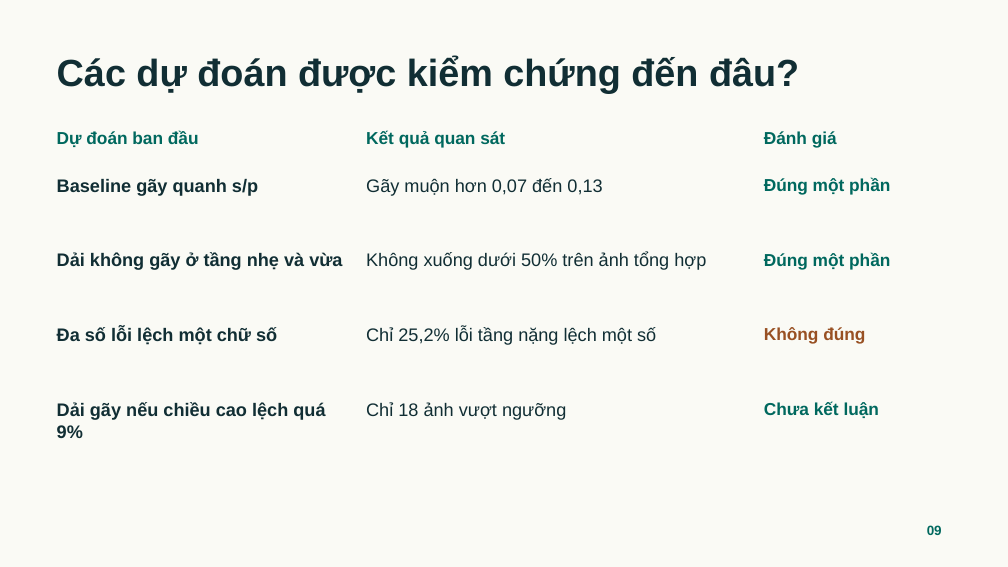
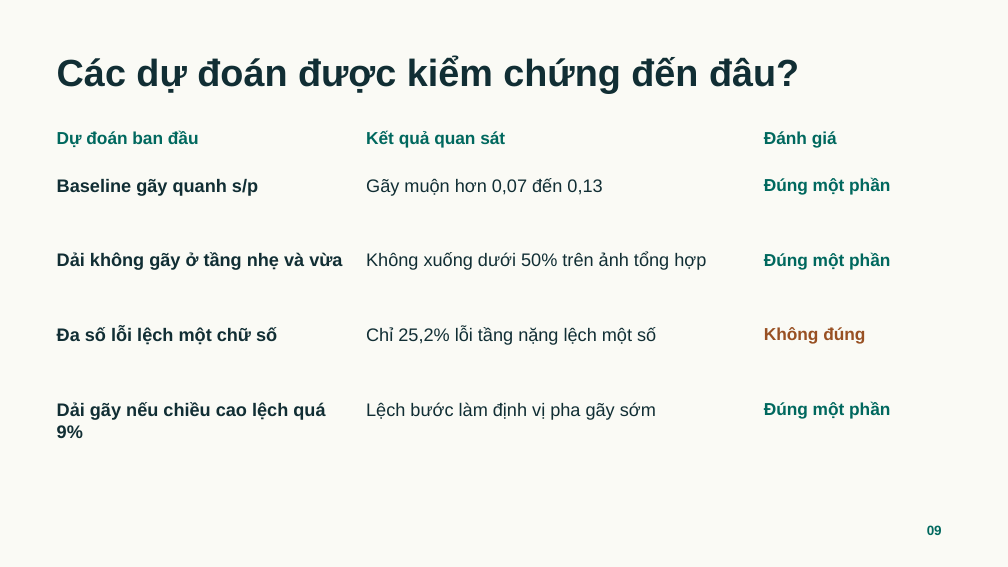
Before and after one commit to qivarnq3g/cv-water-meter-reading, a slide deck: slide 9 of report/Doc-chi-so-dong-ho-nuoc-Suon-thuyet-trinh.pptx. Drawn at 1008x567 pixels with LibreOffice and Linux fonts; fonts in the diff are those of the drawing. Boxes give left, top, right and bottom in pixels: in the first picture for what was removed or moved away, otherwise in the second. Text is boxed around its words. In the diff, an @@ line names an element or a change of style, - is before the commit and + after.

Commit message:
Align E4 slide conclusion and add reproducible submission source checks

```diff
--- a/report/Doc-chi-so-dong-ho-nuoc-Suon-thuyet-trinh.pptx
+++ b/report/Doc-chi-so-dong-ho-nuoc-Suon-thuyet-trinh.pptx
@@ text at [366, 402, 656, 420]: text changed @@
-Chỉ 18 ảnh vượt ngưỡng
+Lệch bước làm định vị pha gãy sớm
@@ text at [764, 401, 890, 419]: text changed @@
-Chưa kết luận
+Đúng một phần
```
Also in this commit, not shown: 2 other files.
